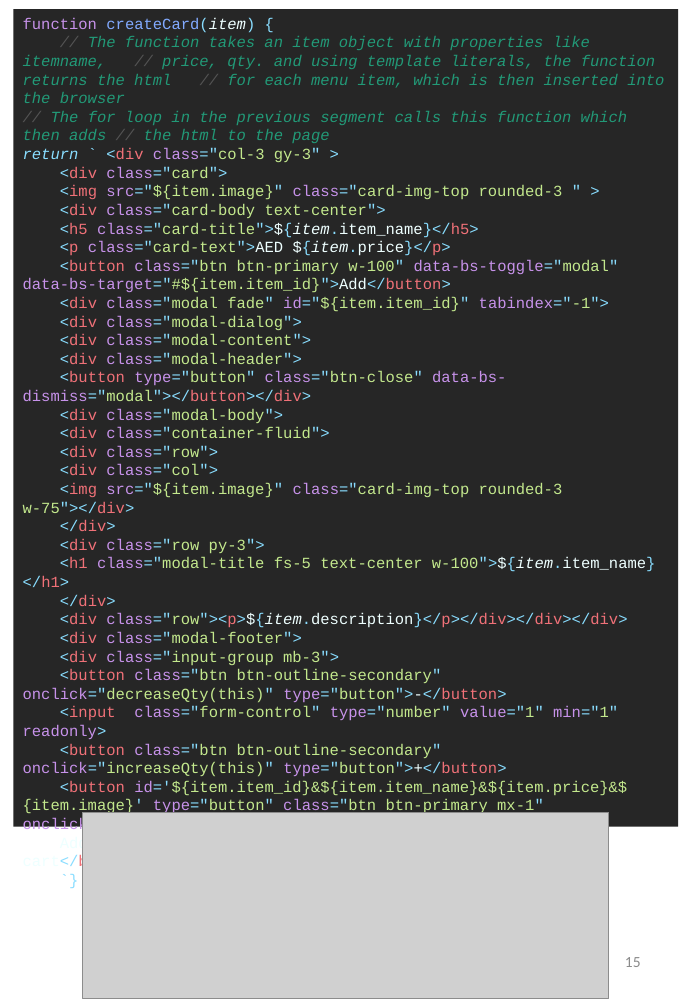
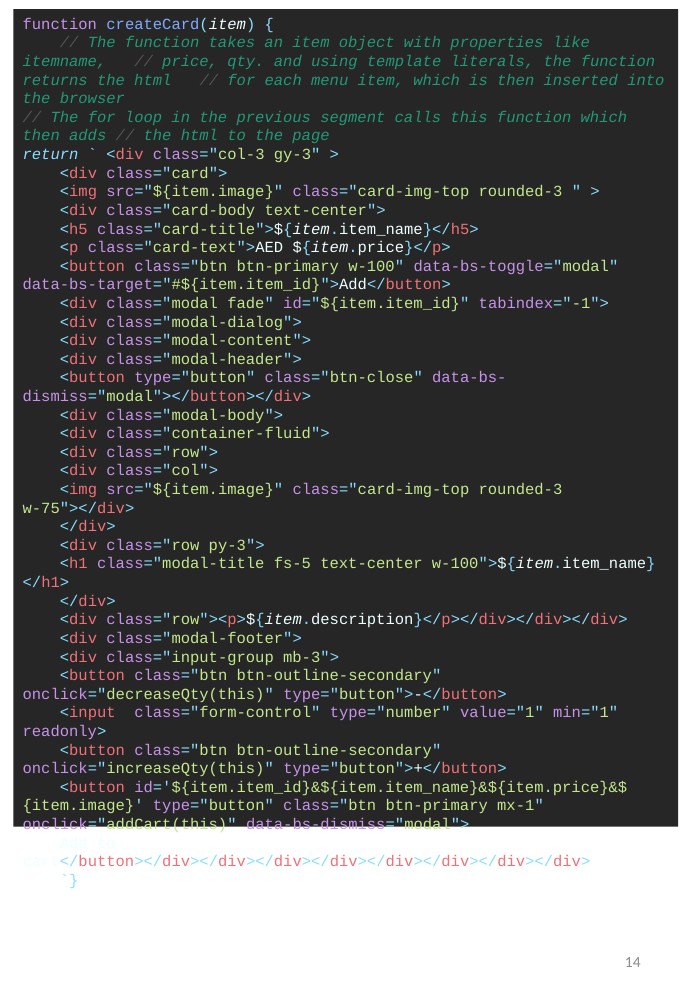
Before and after one commit to Agentgilspy/Food-Ordering-Website, a slide deck: slide 18 of ICT-171 Documentation.pptx (slide 17 before the commit). Drawn at 698x1008 pixels with LibreOffice and Linux fonts; fonts in the diff are those of the drawing; grey boxes stand for pictures. Boxes give left, top, right and bottom in pixels: in the first picture for what was removed or moved away, otherwise in the second. Text is boxed around its words. In the diff, an @@ line names an element or a change of style, - is before the commit and + after.

```diff
--- a/ICT-171 Documentation.pptx
+++ b/ICT-171 Documentation.pptx
@@ picture removed at [83,812,609,1000] @@
@@ text at [625,957,641,967]: text changed @@
-15
+14
```
Also in this commit, not shown: 3 other slides changed, 4 slides added.
